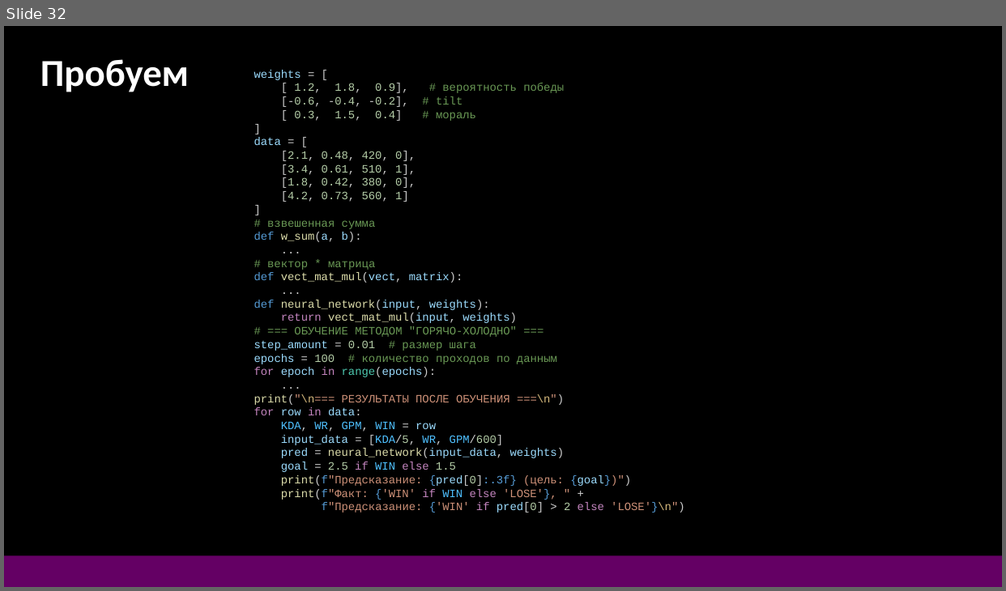
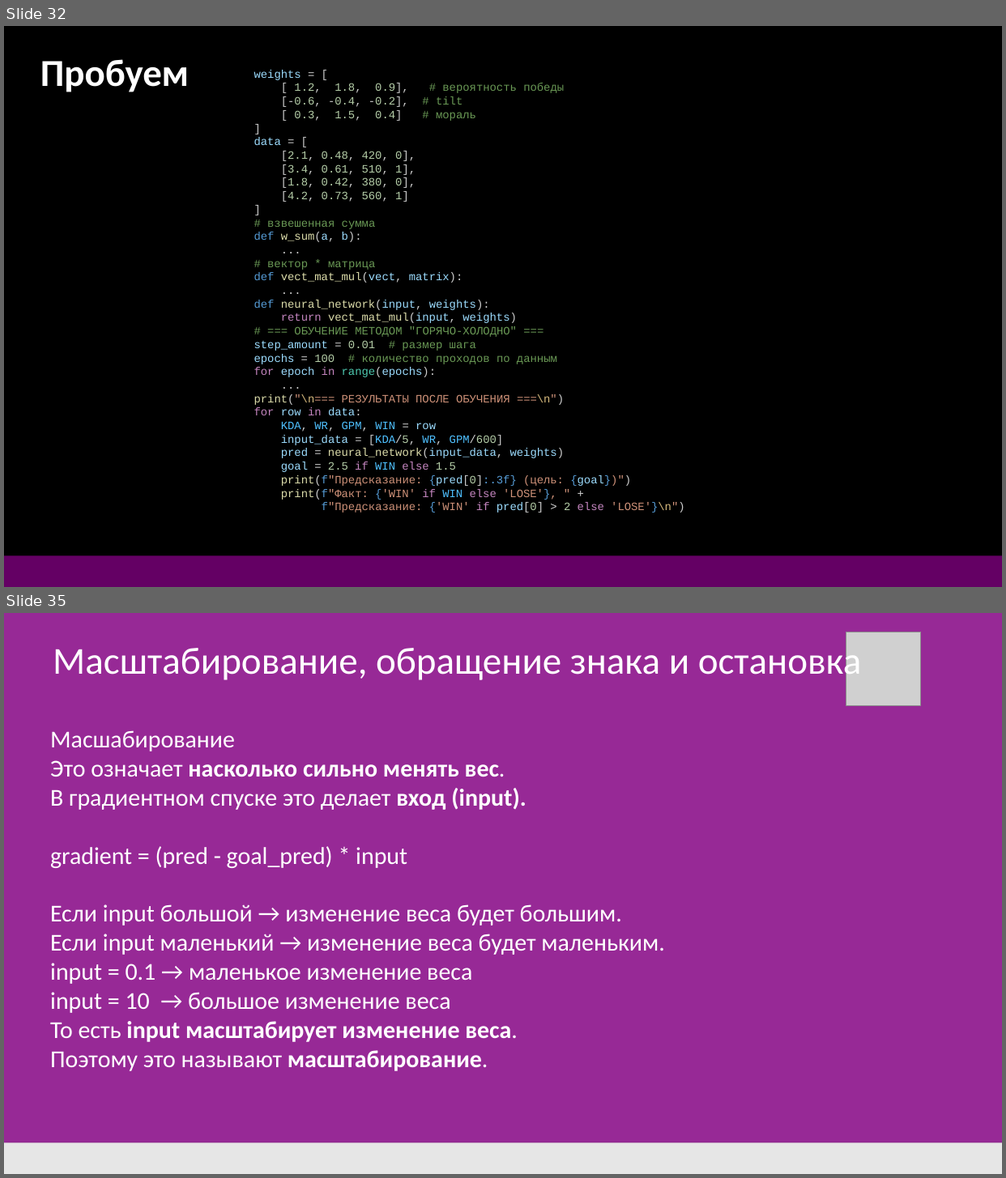
Before and after one commit to DonRobot-all/ML, a slide deck: 1. ML first 28.pptx. Shown one above the other, each under a label of ours: slide 32 before the commit, slides 32 and 35 after it; the slides between them are not shown. The pictures are 1006x591 and 1006x1178 pixels, drawn with LibreOffice and Linux fonts; fonts in the diff are those of the drawing; grey boxes stand for pictures. Boxes give left, top, right and bottom in pixels: in the first picture for what was removed or moved away, otherwise in the second. Text is boxed around its words. In the diff, an @@ line names an element or a change of style, - is before the commit and + after.

```diff
--- a/1. ML first 28.pptx
+++ b/1. ML first 28.pptx
@@ slide 35 added at box(4, 613, 1002, 1174), background #972996 @@
@@ picture added at box(846, 632, 921, 705) @@
@@ text added at box(53, 641, 862, 683), 44 pt, text #FFFFFF @@
+Масштабирование, обращение знака и остановка
@@ text added at box(50, 730, 665, 1071), 28 pt, text #FFFFFF @@
+Масшабирование
+Это означает насколько сильно менять вес.
+В градиентном спуске это делает вход (input).
+gradient = (pred - goal_pred) * input
+Если input большой → изменение веса будет большим.
+Если input маленький → изменение веса будет маленьким.
+input = 0.1 → маленькое изменение веса
+input = 10 → большое изменение веса
+То есть input масштабирует изменение веса.
+Поэтому это называют масштабирование.
@@ rectangle added at box(4, 1143, 1002, 1174), fill #E6E6E6 @@
```
Also in this commit, not shown: 5 other slides added, 5 other files.
